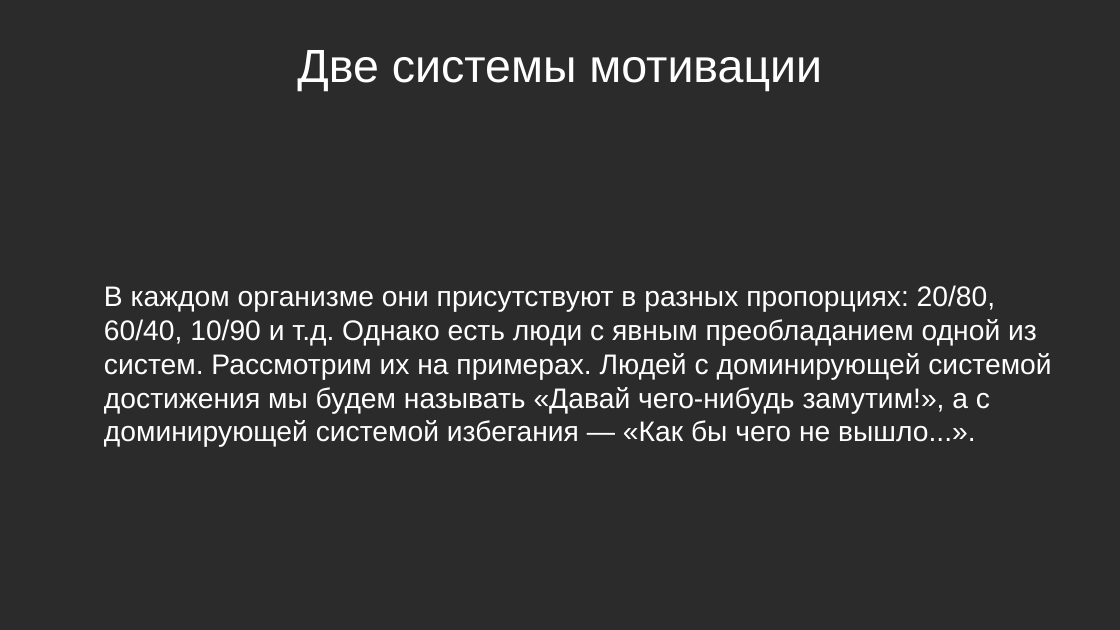
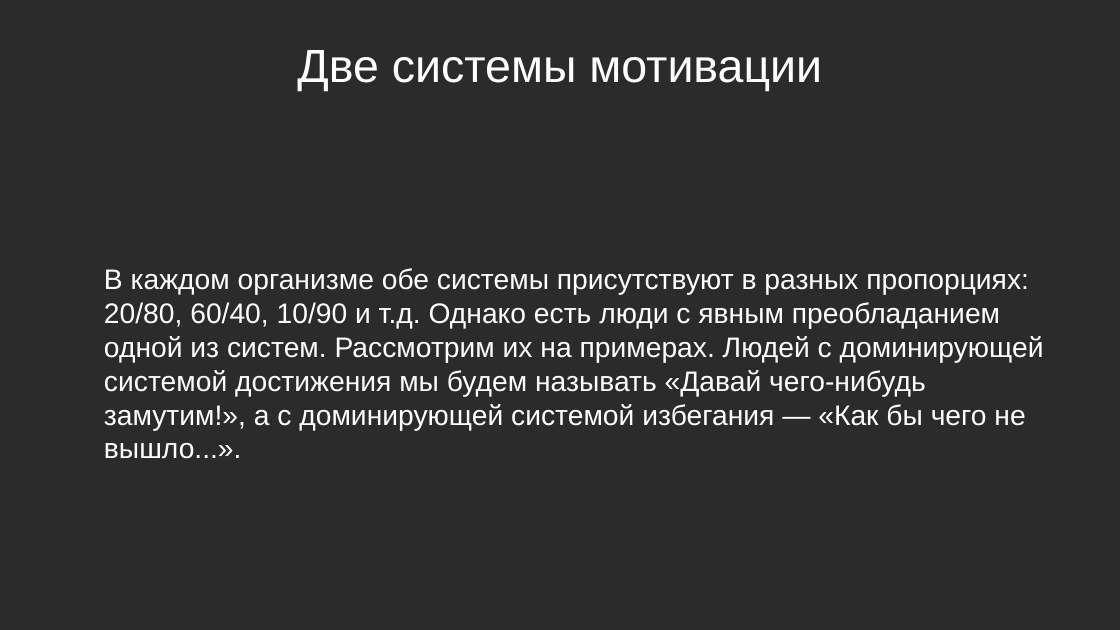
Before and after one commit to Chularev/articles, a slide deck: slide 12 of Psychology/Гомеостаз и мотивация (практика).odp. Drawn at 1120x630 pixels with LibreOffice and Linux fonts; fonts in the diff are those of the drawing; background and template pictures are left out; a plain dark background stands for a picture behind light text. Boxes give left, top, right and bottom in pixels: in the first picture for what was removed or moved away, otherwise in the second. Text is boxed around its words. In the diff, an @@ line names an element or a change of style, - is before the commit and + after.

Commit message:
tmp

```diff
--- a/Psychology/Гомеостаз и мотивация (практика).odp
+++ b/Psychology/Гомеостаз и мотивация (практика).odp
@@ text at bbox=[104, 268, 1044, 459]: text changed @@
-В каждом организме они присутствуют в разных пропорциях: 20/80, 60/40, 10/90 и т.д. Однако есть люди с явным преобладанием одной из систем. Рассмотрим их на примерах. Людей с доминирующей системой достижения мы будем называть «Давай чего-нибудь замутим!», а с доминирующей системой избегания — «Как бы чего не вышло...».
+В каждом организме обе системы присутствуют в разных пропорциях: 20/80, 60/40, 10/90 и т.д. Однако есть люди с явным преобладанием одной из систем. Рассмотрим их на примерах. Людей с доминирующей системой достижения мы будем называть «Давай чего-нибудь замутим!», а с доминирующей системой избегания — «Как бы чего не вышло...».
```
